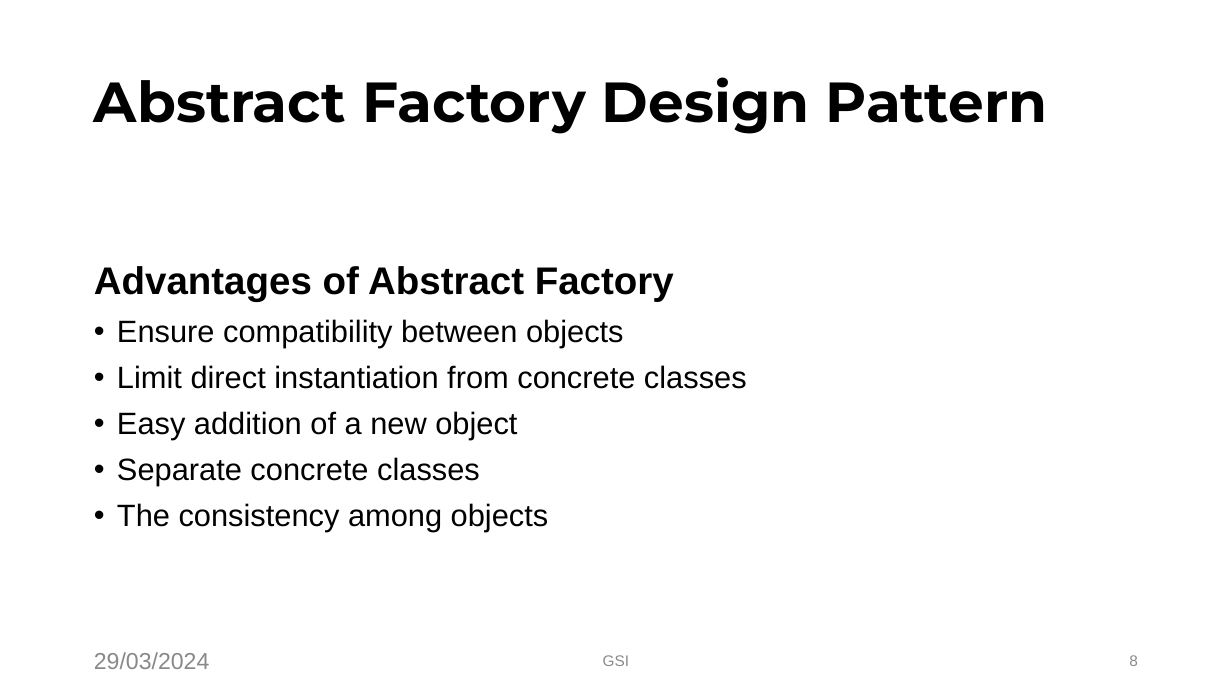
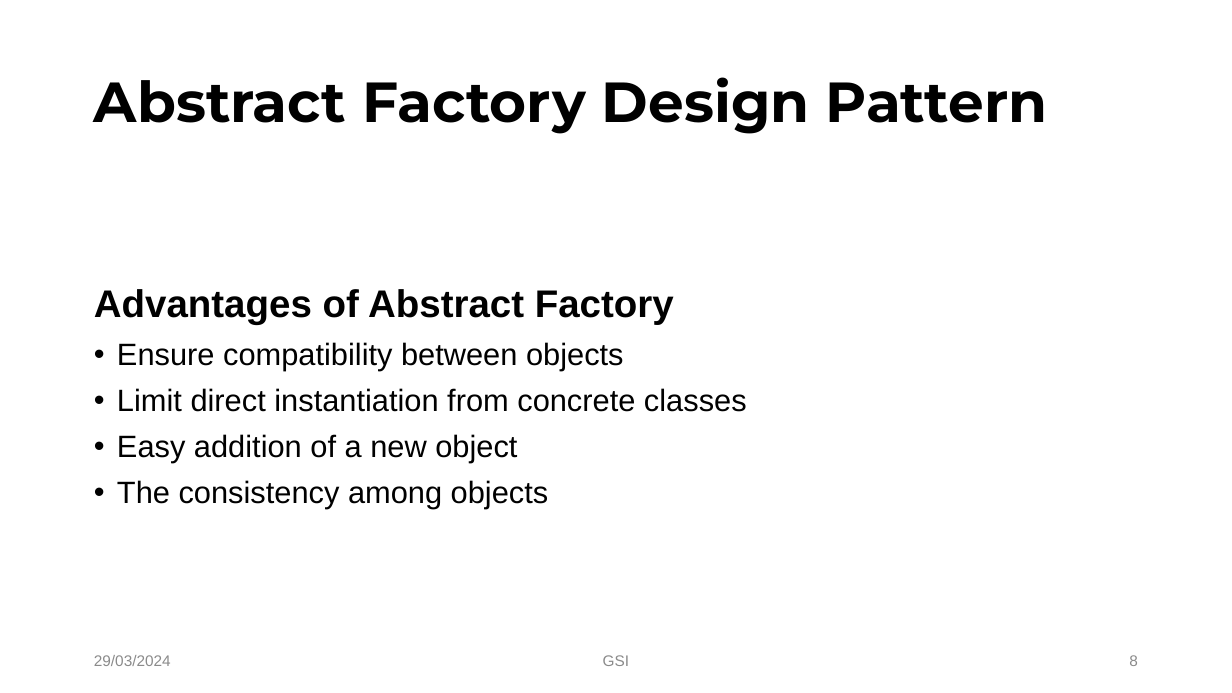
Before and after one commit to Tuyen92/my_bag, a slide deck: slide 8 of abstract_factory.pptx. Drawn at 1232x693 pixels with LibreOffice and Linux fonts; fonts in the diff are those of the drawing; background and template pictures are left out. Boxes give left, top, right and bottom in pixels: in the first picture for what was removed or moved away, otherwise in the second. Text is boxed around its words. In the diff, an @@ line names an element or a change of style, - is before the commit and + after.

```diff
--- a/abstract_factory.pptx
+++ b/abstract_factory.pptx
@@ text at (x1=117, y1=457, x2=480, y2=486): paragraph removed @@
-• Separate concrete classes
@@ text "29/03/2024" at (x1=94, y1=655, x2=171, y2=666): size 18 to 12 pt, text colour #898989 to #8C8C8C @@
```
Also in this commit, not shown: 8 other slides changed, 1 other file.
